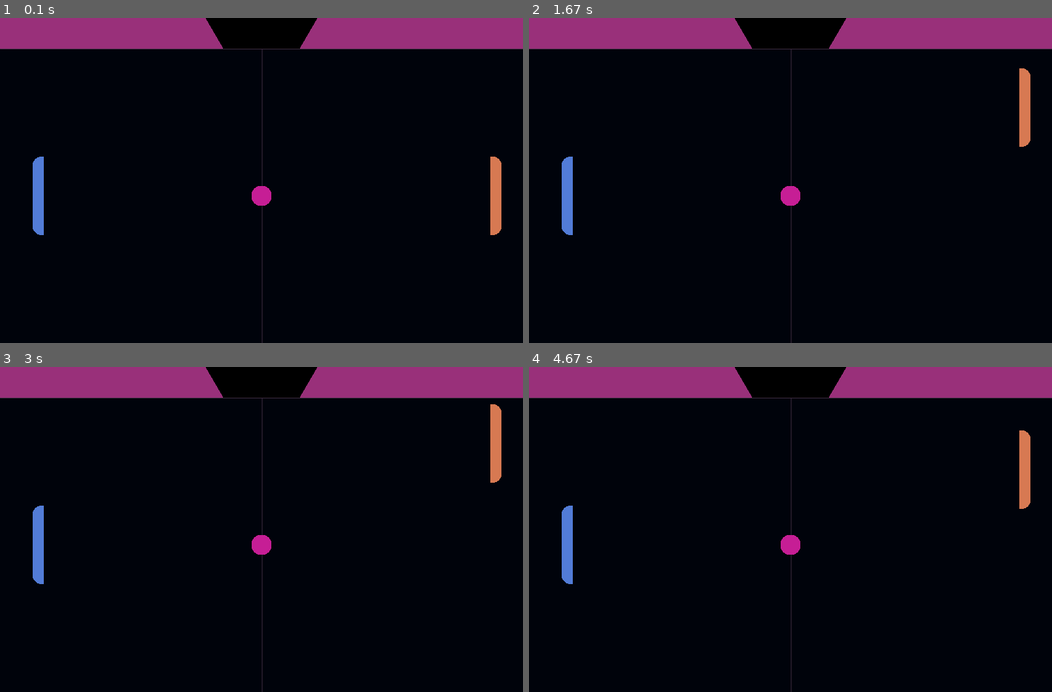
Above: before the commit, frames 1-4 (two rows, left to right).
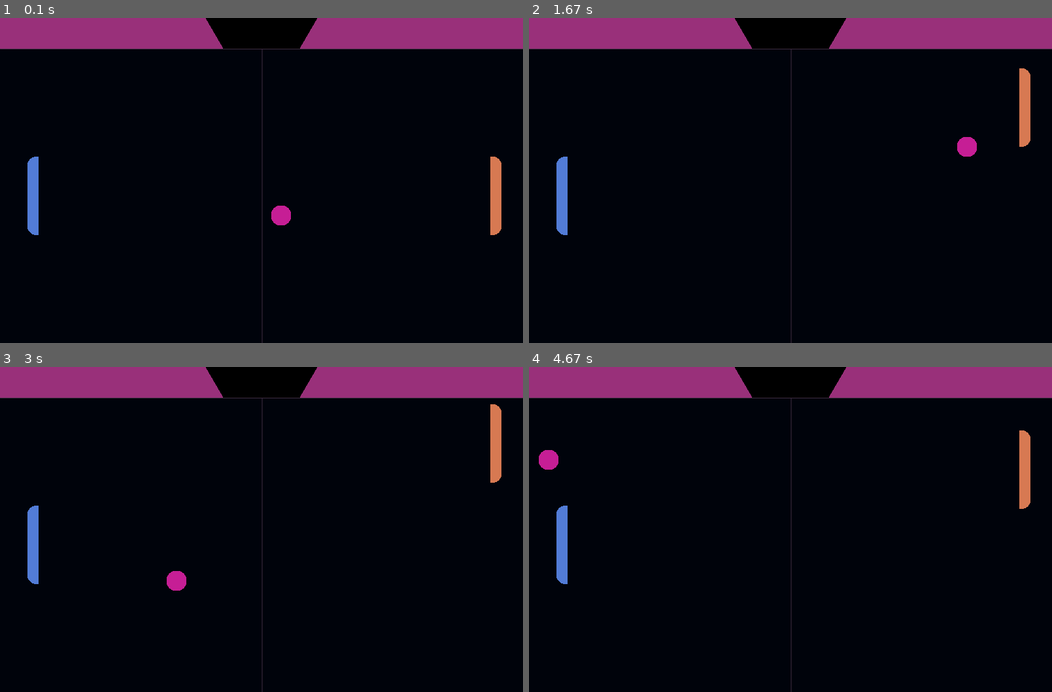
Above: after the commit, the same moments.

Repository: yada2x/pygame-pong
Game: pygame game, started from game.py
Two runs of this game, one before a commit and one after it. Both use one fixed random seed, a clock stepped at 60 frames per second and the inputs below.
Inputs:
- Up to frame 1 (0.1 s): no input
- Up to frame 2 (1.67 s): hold Up 0.33-0.8 s; hold Down 0.83-1.13 s; hold Up 1.17-1.53 s; hold Down from 1.57 s (still down)
- Up to frame 3 (3 s): release Down at 1.93 s; hold Up 1.97-2.27 s; hold Down 2.3-2.6 s; hold Up from 2.63 s (still down)
- Up to frame 4 (4.67 s): release Up at 3 s; hold Down 3.03-3.4 s; hold Up 3.43-3.73 s; hold Down 3.77-4.07 s; hold Up 4.1-4.47 s; hold Down from 4.5 s (still down)

The runs differ from the first frame. In frame 1, 0.9% of the frame differs, in the area x 5-56%, y 42-67%; in frame 2, 0.9%; in frame 3, 0.9%; in frame 4, 0.9%.

Commit message:
Add very basic ball movement and collisions

Diff:
--- a/game.py
+++ b/game.py
@@ -1,8 +1,9 @@
 import pygame
 import sys
+import random
 
 from scripts.utils import load_image
-from scripts.entities import PhysicsEntity
+from scripts.entities import PhysicsEntity, Ball
 
 class Game:
     def __init__(self):
@@ -24,8 +25,8 @@
 
         # Entities
         self.player = PhysicsEntity(self, 'player', (750, (self.screen.get_height() - 120 + 47) // 2), (17, 120))
-        self.computer = PhysicsEntity(self, 'computer', (50, (self.screen.get_height() - 120 + 47) // 2), (17, 120))
-        self.ball = PhysicsEntity(self, 'ball', ((self.screen.get_width() - 30) // 2, (self.screen.get_height() - 30 + 47) // 2), (30, 30))
+        self.computer = PhysicsEntity(self, 'computer', (50 - 17//2, (self.screen.get_height() - 120 + 47) // 2), (17, 120))
+        self.ball = Ball(self, 'ball', ((self.screen.get_width() - 30) // 2, (self.screen.get_height() - 30 + 47) // 2), (30, 30), random.randint(0, 1) * 2 - 1, random.randint(0, 1) * 2 - 1, 5, [self.player, self.computer])
         self.movement = [False, False] # [Up, Down]
 
         # UI stuff
--- a/scripts/entities.py
+++ b/scripts/entities.py
@@ -26,11 +26,33 @@
         surface.blit(self.game.assets[self.type], self.pos)
 
 class Ball(PhysicsEntity):
-    def __init__(self, game, type, pos, size):
+    def __init__(self, game, type, pos, size, x_dir, y_dir, speed, players: list[PhysicsEntity]):
         super().__init__(game, type, pos, size)
+        self.x_dir = x_dir
+        self.y_dir = y_dir
+        self.speed = speed
+        self.players = players
 
-    def rect(self):
-        super().__init__(self)
+    def update(self):
+        self.pos[0] += self.speed * self.x_dir
+        self.pos[1] += self.speed * self.y_dir
 
-    def update(self, movement=(0,0), speed=0):
-        pass
+        ball_rect = self.rect()
+        if ball_rect.bottom > self.screen_height:
+            self.pos[1] = self.screen_height - self.size[1]
+            self.y_dir *= -1
+        if ball_rect.top <= 47:
+            self.pos[1] = 47
+            self.y_dir *= -1
+
+        if ball_rect.left < 0:
+            self.pos[0] = 0
+            self.x_dir *= -1
+        if ball_rect.right >= 800:
+            self.pos[0] = 800 - self.size[0]
+            self.x_dir *= -1
+
+        for player in self.players:
+            rect = player.rect()
+            if ball_rect.colliderect(rect):
+                self.x_dir *= -1
